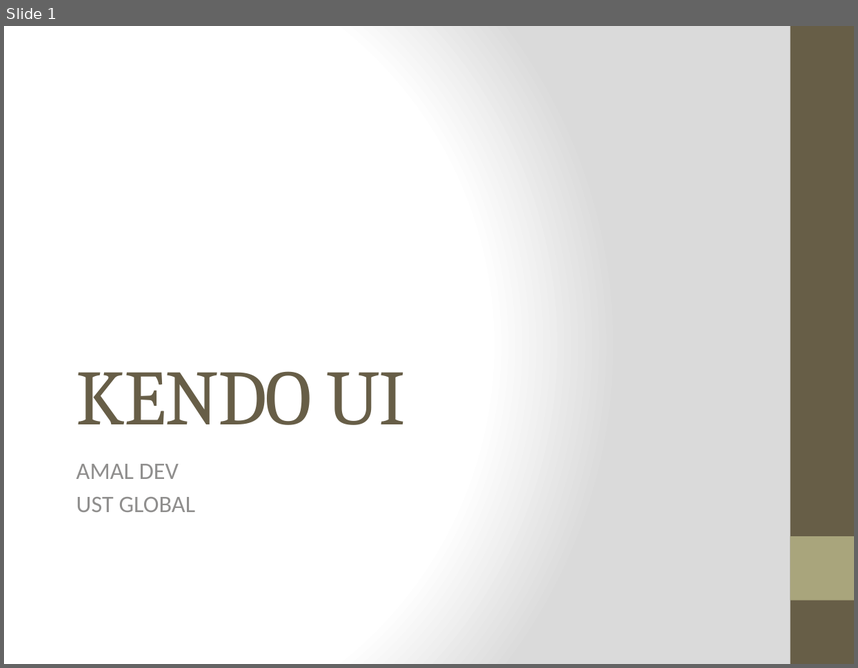
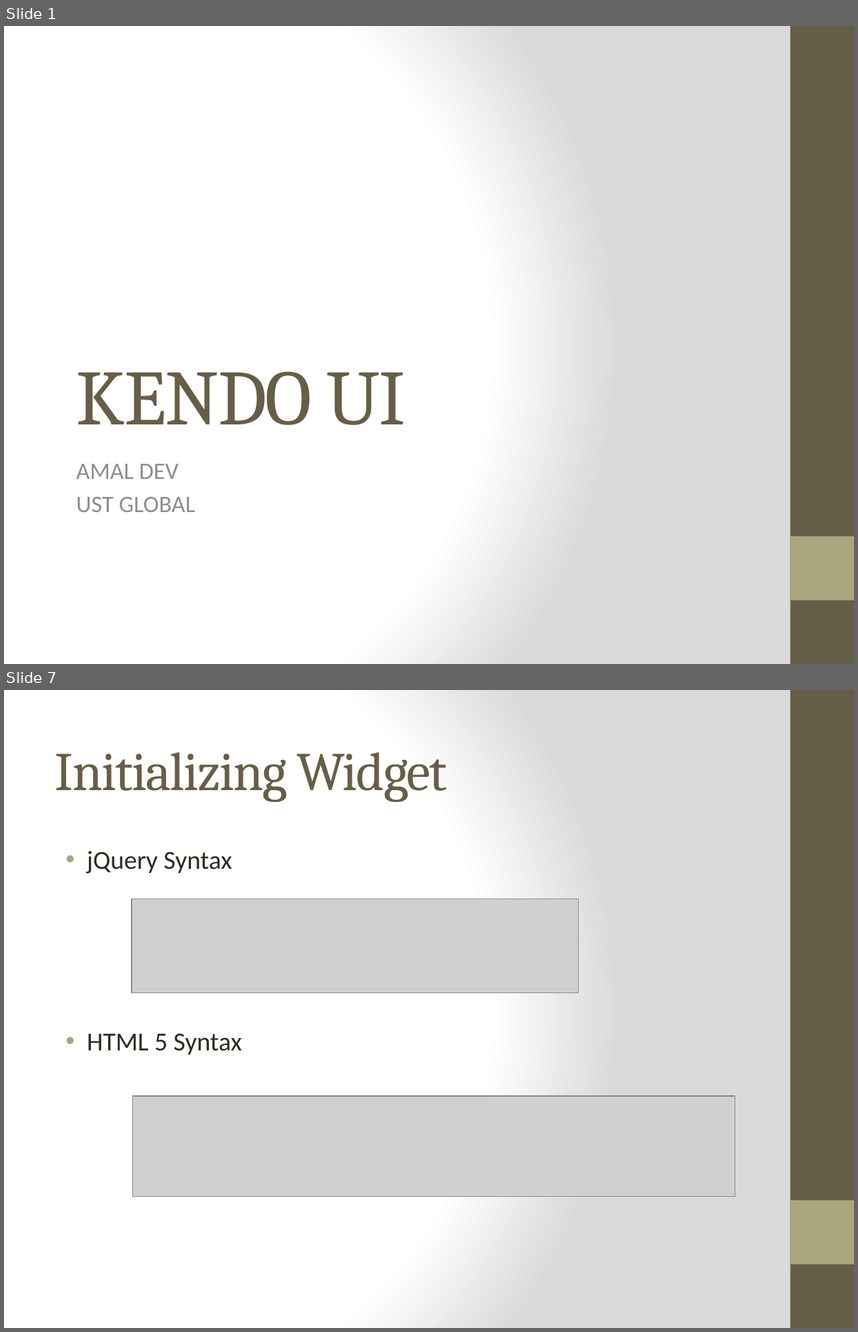
Before and after one commit to amaldevv/kendo-ui, a slide deck: html/Kendo UI.pptx. Shown one above the other, each under a label of ours: slide 1 before the commit, slides 1 and 7 after it; the slides between them are not shown. The pictures are 858x668 and 858x1332 pixels, drawn with LibreOffice and Linux fonts; fonts in the diff are those of the drawing; grey boxes stand for pictures. Boxes give left, top, right and bottom in pixels: in the first picture for what was removed or moved away, otherwise in the second. Text is boxed around its words. In the diff, an @@ line names an element or a change of style, - is before the commit and + after.

```diff
--- a/html/Kendo UI.pptx
+++ b/html/Kendo UI.pptx
@@ slide 7 added at [4,690,854,1328], background gradient #FFFFFF to #DADADA; not listed: 2 template elements that a slide beside it also shows @@
@@ title added at [55,752,448,802], 46 pt, text #675E47 @@
+Initializing Widget
@@ text added at [87,851,242,1054], 22 pt, text #2F2B20 @@
+• jQuery Syntax
+• HTML 5 Syntax
@@ picture added at [132,899,578,993] @@
@@ picture added at [132,1096,735,1196] @@
```
Also in this commit, not shown: 2 slides changed, 7 other slides added.
